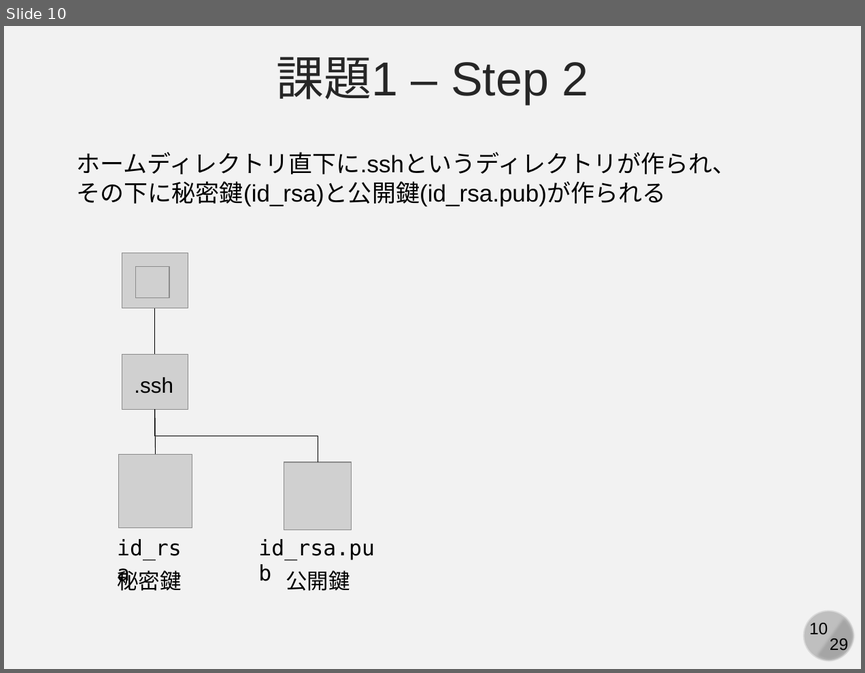
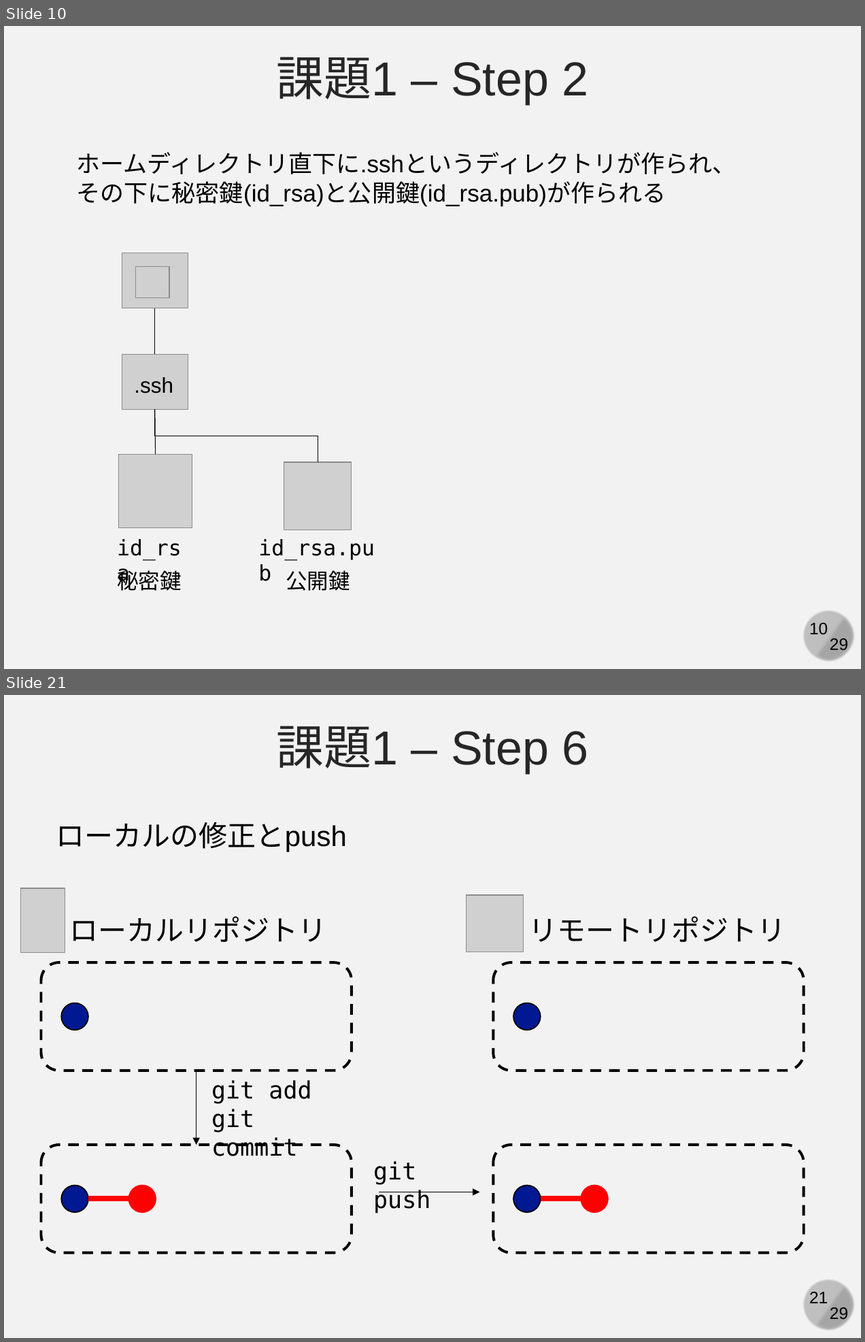
Before and after one commit to kaityo256/github, a slide deck: practice_github/fig/github_ex03.pptx. Shown one above the other, each under a label of ours: slide 10 before the commit, slides 10 and 21 after it; the slides between them are not shown. The pictures are 865x673 and 865x1342 pixels, drawn with LibreOffice and Linux fonts; fonts in the diff are those of the drawing; grey boxes stand for pictures. Boxes give left, top, right and bottom in pixels: in the first picture for what was removed or moved away, otherwise in the second. Text is boxed around its words. In the diff, an @@ line names an element or a change of style, - is before the commit and + after.

```diff
--- a/practice_github/fig/github_ex03.pptx
+++ b/practice_github/fig/github_ex03.pptx
@@ slide 21 added at (4, 695, 861, 1338), background #F2F2F2; not listed: 4 template elements that a slide beside it also shows @@
@@ text added at (277, 726, 588, 773), 40 pt, text #262626 @@
+課題1 – Step 6
@@ text added at (56, 822, 347, 852), 24 pt, text #000000 @@
+ローカルの修正とpush
@@ picture added at (21, 888, 66, 952) @@
@@ picture added at (466, 895, 524, 952) @@
@@ text added at (70, 916, 327, 942), 24 pt, text #000000 @@
+ローカルリポジトリ
@@ text added at (528, 916, 785, 942), 24 pt, text #000000 @@
+リモートリポジトリ
@@ rounded rectangle added at (41, 962, 351, 1070), outline #000000 2.25 pt dashed @@
@@ rounded rectangle added at (493, 962, 804, 1070), outline #000000 2.25 pt dashed @@
@@ ellipse added at (61, 1002, 88, 1029), fill #011893, outline #000000 1 pt @@
@@ ellipse added at (513, 1002, 540, 1029), fill #011893, outline #000000 1 pt @@
@@ arrow added from (196, 1070) to (196, 1145), #000000 0.5 pt @@
@@ text added at (211, 1080, 311, 1156), 20 pt, text #000000 @@
+git add
+git commit
@@ rounded rectangle added at (41, 1145, 351, 1253), outline #000000 2.25 pt dashed @@
@@ text added at (373, 1161, 430, 1213), 20 pt, text #000000 @@
+git push
@@ rounded rectangle added at (493, 1145, 804, 1253), outline #000000 2.25 pt dashed @@
@@ ellipse added at (61, 1185, 88, 1212), fill #011893, outline #000000 1 pt @@
@@ line added from (88, 1199) to (129, 1199), #FF0000 4.5 pt @@
@@ ellipse added at (129, 1185, 156, 1212), fill #FF0000, outline #FF0000 1 pt @@
@@ arrow added from (379, 1192) to (479, 1192), #000000 0.5 pt @@
@@ ellipse added at (513, 1185, 540, 1212), fill #011893, outline #000000 1 pt @@
@@ line added from (541, 1199) to (581, 1199), #FF0000 4.5 pt @@
@@ ellipse added at (581, 1185, 607, 1212), fill #FF0000, outline #FF0000 1 pt @@
```
Also in this commit, not shown: 7 slides changed, 4 other slides added, 1 other file.
